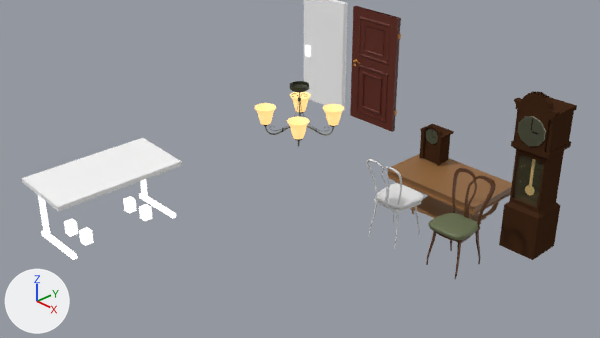
The Blender file Assets/Art/Blender files/Assets1.blend, before and after one commit.
Rendered twice from the file's camera 'Camera'. The axes (+X, +Y, +Z) are drawn at lower left. The lights are the same throughout.
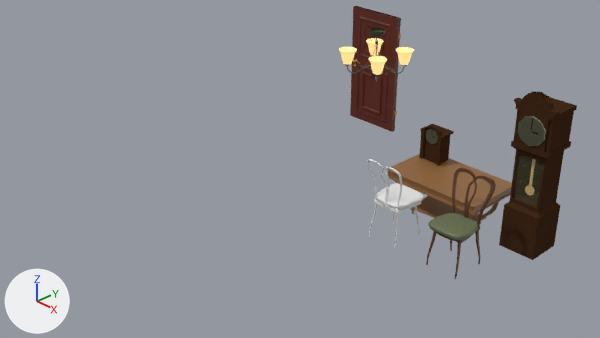
The edits, one by one:
Object 'Cube' (ob_cube) is now hidden.
Object 'Cube__1_' (ob_cube__1) is now hidden.
Object 'Cube__2_' (ob_cube__2) is now hidden.
Object 'Cube__3_' (ob_cube__3) is now hidden.
Object 'Cube__4_' (ob_cube__4) is now hidden.
Object 'Cube__1_.001' (ob_cube__1__001) is now hidden.
Object 'Cube__2_.001' (ob_cube__2__001) is now hidden.
Object 'Cube__3_.001' (ob_cube__3__001) is now hidden.
Object 'Cube__4_.001' (ob_cube__4__001) is now hidden.
Object 'Door_1' (ob_door_1) is now hidden.
Object 'Knob' (ob_knob) is now hidden.
Object 'Cylinder.003' (ob_cylinder_003) moves from (0.0, 0.0, 1.14) to (-0.91, 2.51, 1.14).

Changed parts and their boxes [x1, y1, x2, y2] in the pictures (600 x 338 px):
'Cube', hidden: before [22, 138, 182, 211]
'Door_1', hidden: before [304, 0, 348, 111]
'Cylinder.004', moved: before [255, 92, 344, 141]; after [339, 38, 414, 76]
'Cylinder.003', moved: before [289, 81, 309, 140]; after [369, 28, 385, 79]
'BezierCurve.003', moved: before [265, 93, 334, 147]; after [347, 36, 405, 82]
'Cube__3_', hidden: before [41, 231, 78, 260]
'Cube__4_', hidden: before [139, 193, 176, 219]
'Cube__1_', hidden: before [38, 195, 50, 235]
'Cube__3_.001', hidden: before [79, 227, 94, 246]
'Cube__1_.001', hidden: before [64, 219, 78, 237]
'Cube__4_.001', hidden: before [139, 204, 152, 221]
'Cube__2_.001', hidden: before [123, 196, 137, 213]
'Cube__2_', hidden: before [140, 179, 148, 197]
'Knob', hidden: before [305, 45, 310, 57]
